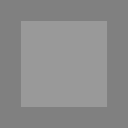
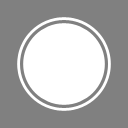
Layered file, before and after one edit (128 x 128). Changes by layer:
added layer "Shape 3" above "Shape 2" over box(17, 17, 111, 111)
hid "Shape 2" over box(20, 21, 108, 107)
